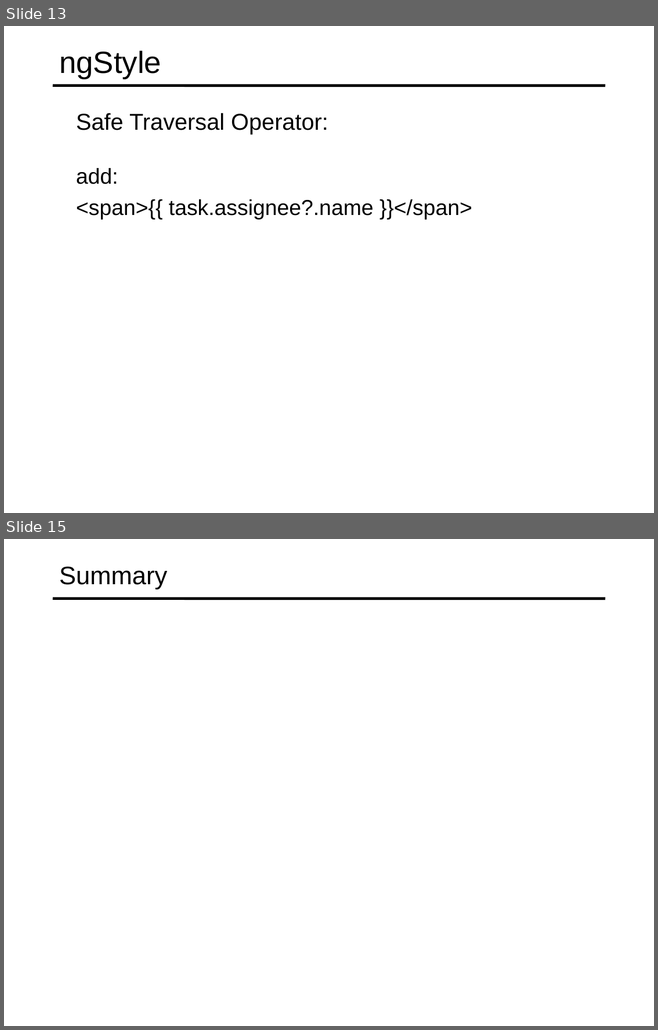
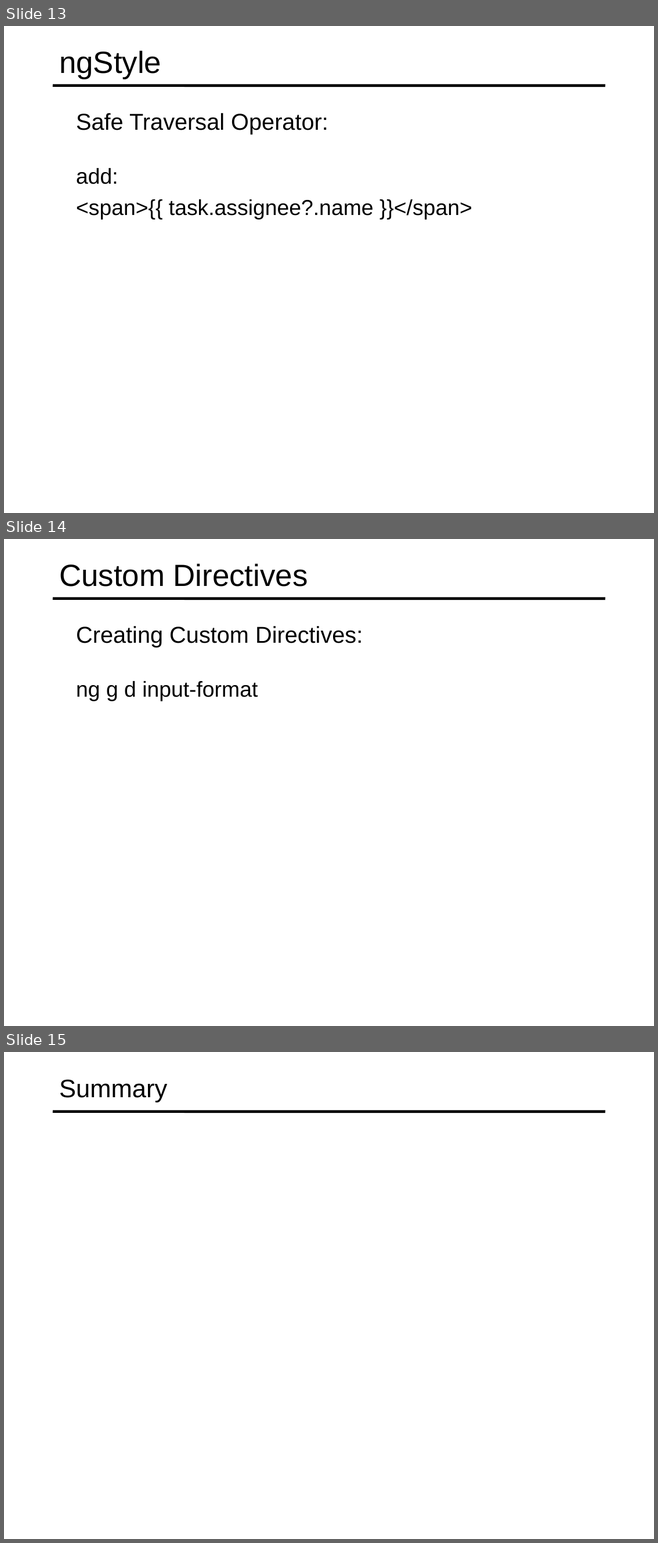
Before and after one commit to specter01wj/Jago_Link_Training, a slide deck: Angular/Angular7/Angular Advanced Course/Essentials/4.Directives/L4_Directives.ppt. Shown one above the other, each under a label of ours: slides 13 and 15 before the commit, slides 13, 14 and 15 after it; the slides between them are not shown. The pictures are 658x1030 and 658x1543 pixels, drawn with LibreOffice and Linux fonts; fonts in the diff are those of the drawing. Boxes give left, top, right and bottom in pixels: in the first picture for what was removed or moved away, otherwise in the second. Text is boxed around its words. In the diff, an @@ line names an element or a change of style, - is before the commit and + after.

```diff
--- a/Angular/Angular7/Angular Advanced Course/Essentials/4.Directives/L4_Directives.ppt
+++ b/Angular/Angular7/Angular Advanced Course/Essentials/4.Directives/L4_Directives.ppt
@@ slide 14 added at (x1=4, y1=539, x2=654, y2=1026), background #FFFFFF; not listed: 1 template element that a slide beside it also shows @@
@@ title added at (x1=59, y1=563, x2=308, y2=587), 34 pt, text #000000 @@
+Custom Directives
@@ text added at (x1=76, y1=626, x2=362, y2=647), 25.5 pt, text #000000 @@
+  Creating Custom Directives:
@@ text added at (x1=76, y1=681, x2=257, y2=701), 24 pt, text #000000 @@
+  ng g d input-format
```
Also in this commit, not shown: 1 slide removed.
